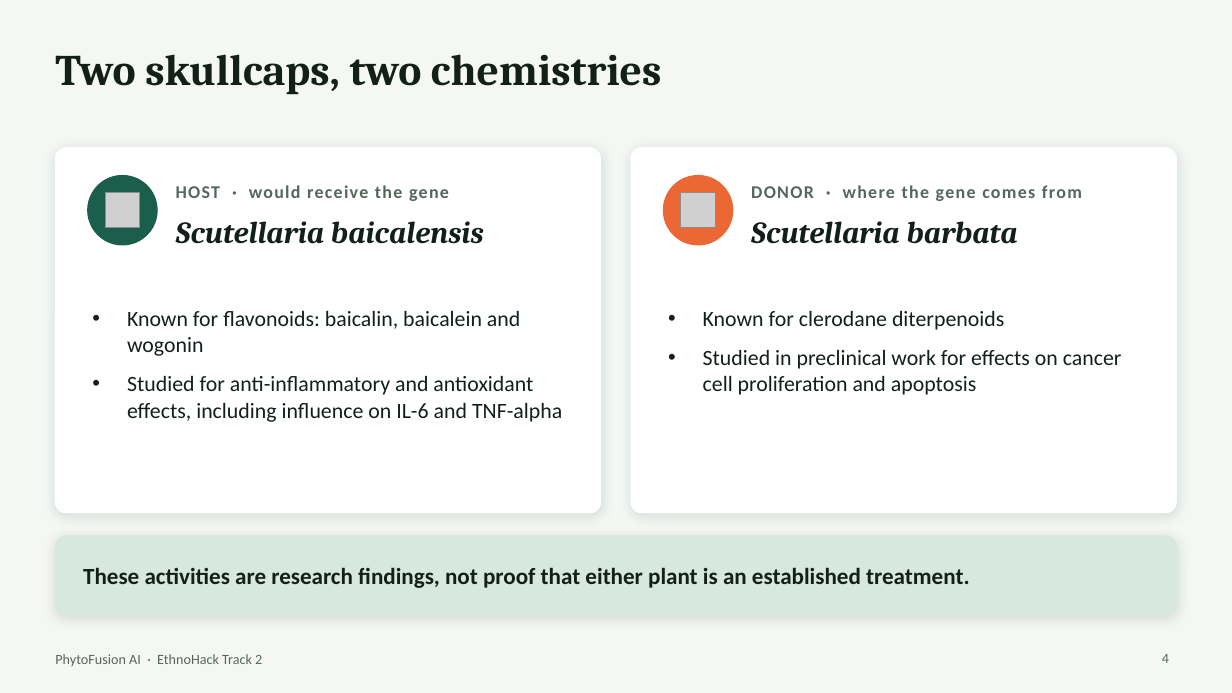
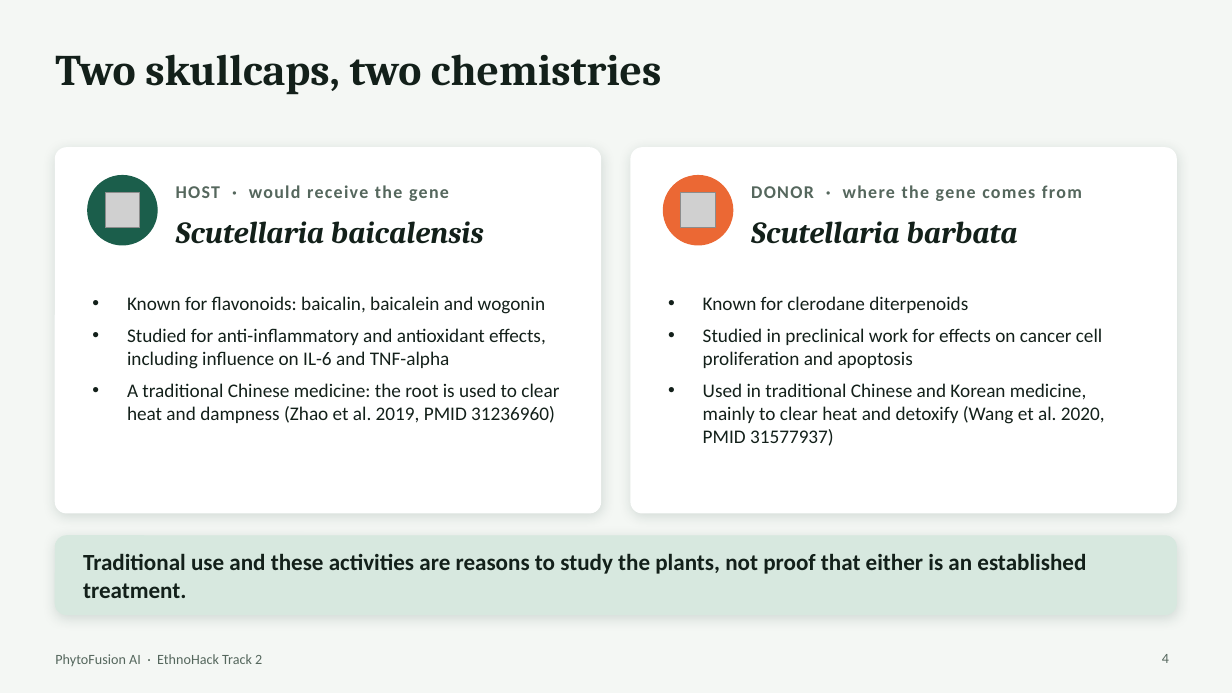
Before and after one commit to lerthy/PhytoFusion-AI, a slide deck: slide 4 of PhytoFusion-AI-pitch.pptx. Drawn at 1232x693 pixels with LibreOffice and Linux fonts; fonts in the diff are those of the drawing; grey boxes stand for pictures. Boxes give left, top, right and bottom in pixels: in the first picture for what was removed or moved away, otherwise in the second. Text is boxed around its words. In the diff, an @@ line names an element or a change of style, - is before the commit and + after.

```diff
--- a/PhytoFusion-AI-pitch.pptx
+++ b/PhytoFusion-AI-pitch.pptx
@@ text "Known for flavonoids: baicalin, baicalein ...": place and size @@
-text "Known for flavonoids: baicalin, baicalein ..." at [127,311,562,422]
+text "Known for flavonoids: baicalin, baicalein ..." at [127,296,559,423]
@@ text at [127,296,546,369]: size 17 to 15 pt in "Known for flavonoids: baicalin, baicalein and wogonin", "Studied for anti-inflammatory and antioxidant effects, inclu ..."; less space between paragraphs @@
@@ text "Known for clerodane diterpenoids": place and size @@
-text "Known for clerodane diterpenoids" at [703,311,1122,395]
+text "Known for clerodane diterpenoids" at [703,296,1105,446]
@@ text at [703,296,1102,368]: size 17 to 15 pt in "Known for clerodane diterpenoids", "Studied in preclinical work for effects on ..."; less space between paragraphs @@
@@ text at [127,383,559,423]: paragraph added @@
+• A traditional Chinese medicine: the root is used to clear heat and dampness (Zhao et al. 2019, PMID 31236960)
@@ text at [703,383,1105,446]: paragraph added @@
+• Used in traditional Chinese and Korean medicine, mainly to clear heat and detoxify (Wang et al. 2020, PMID 31577937)
@@ text at [83,553,1086,598]: text changed @@
-These activities are research findings, not proof that either plant is an established treatment.
+Traditional use and these activities are reasons to study the plants, not proof that either is an established treatment.
```
Also in this commit, not shown: 3 other slides changed, 1 slide added, 9 other files.
